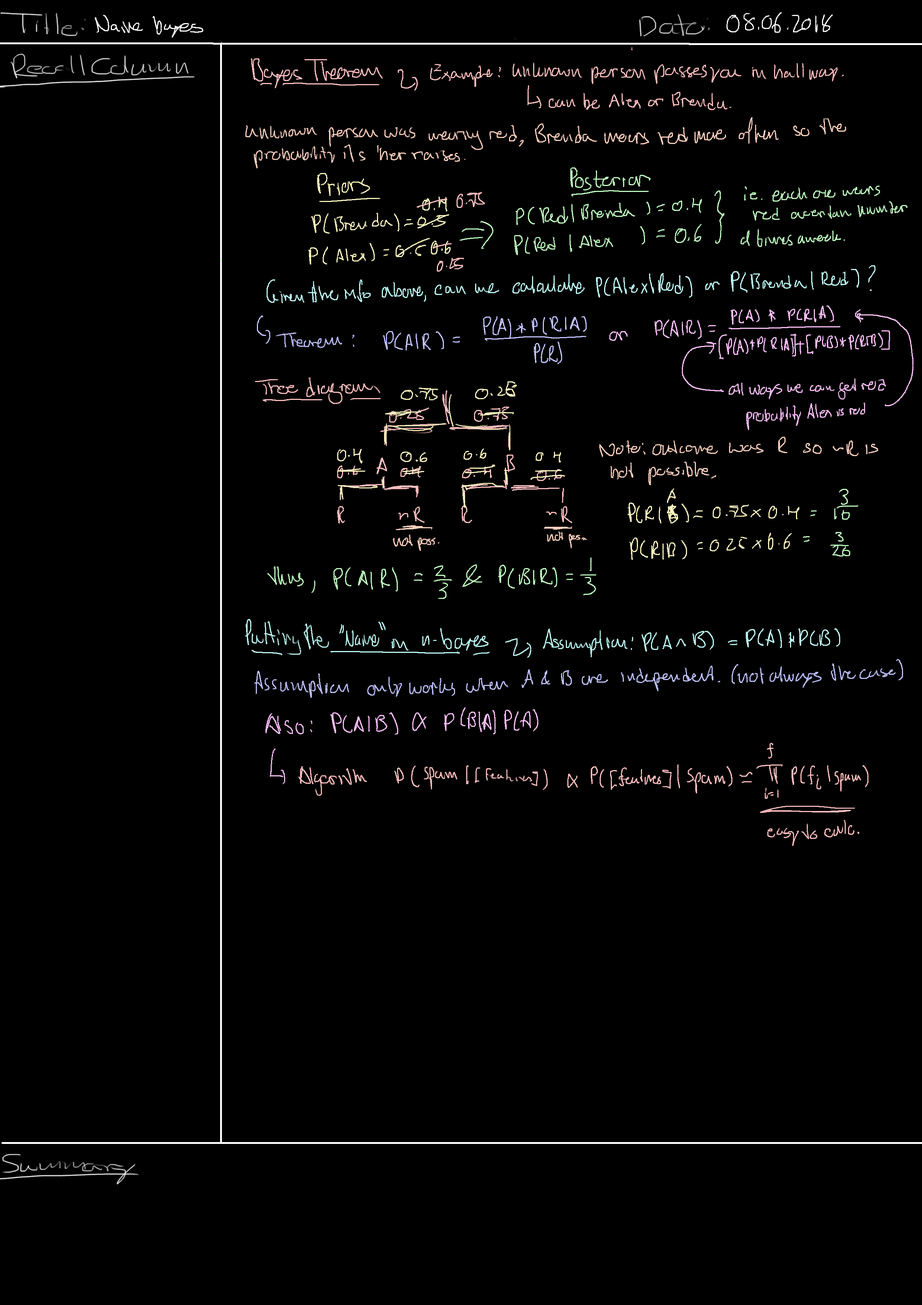
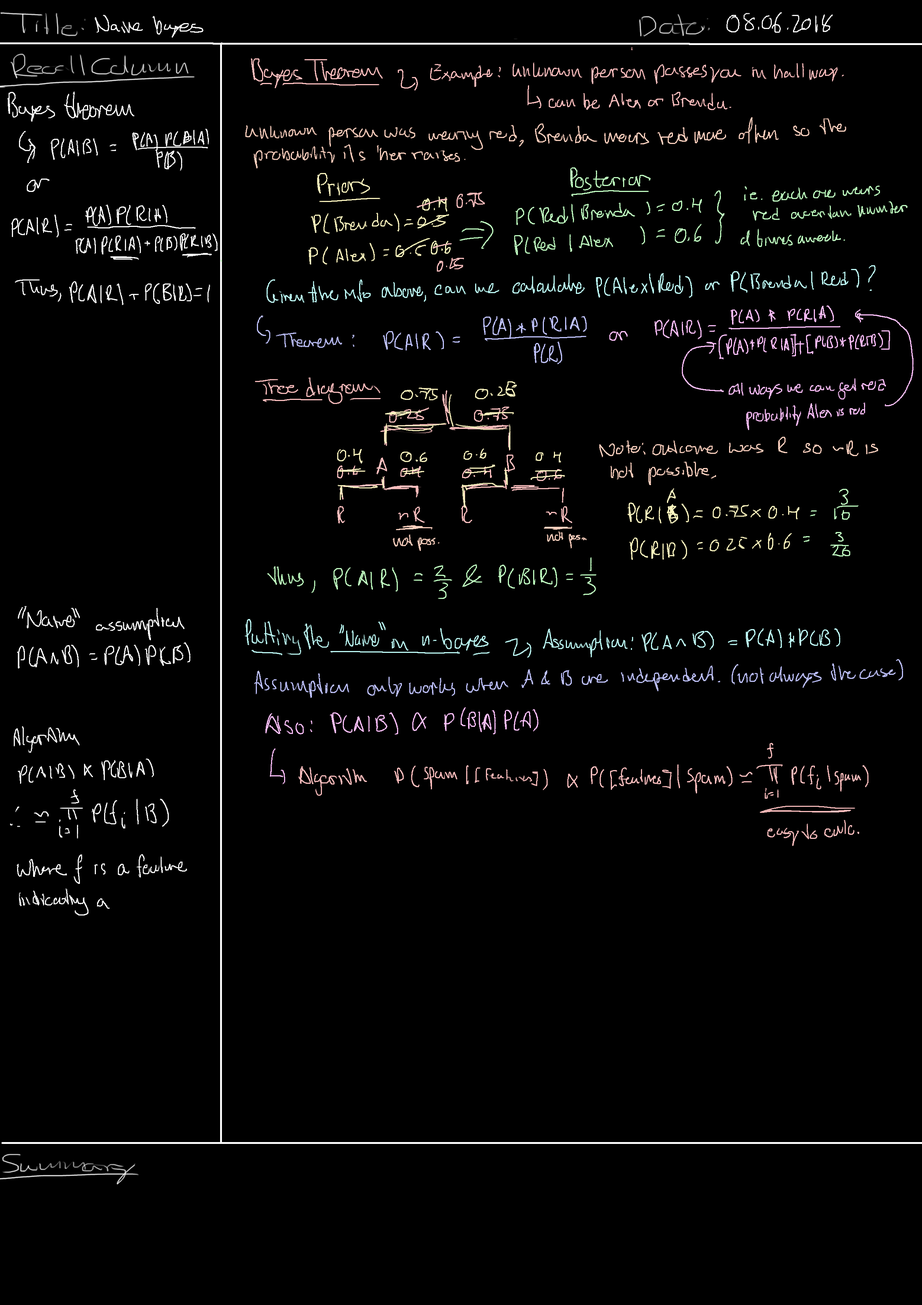
Comparing the layer stacks of the two 922x1305 images. Changes:
painted on "Background" over [7, 91, 218, 916]
